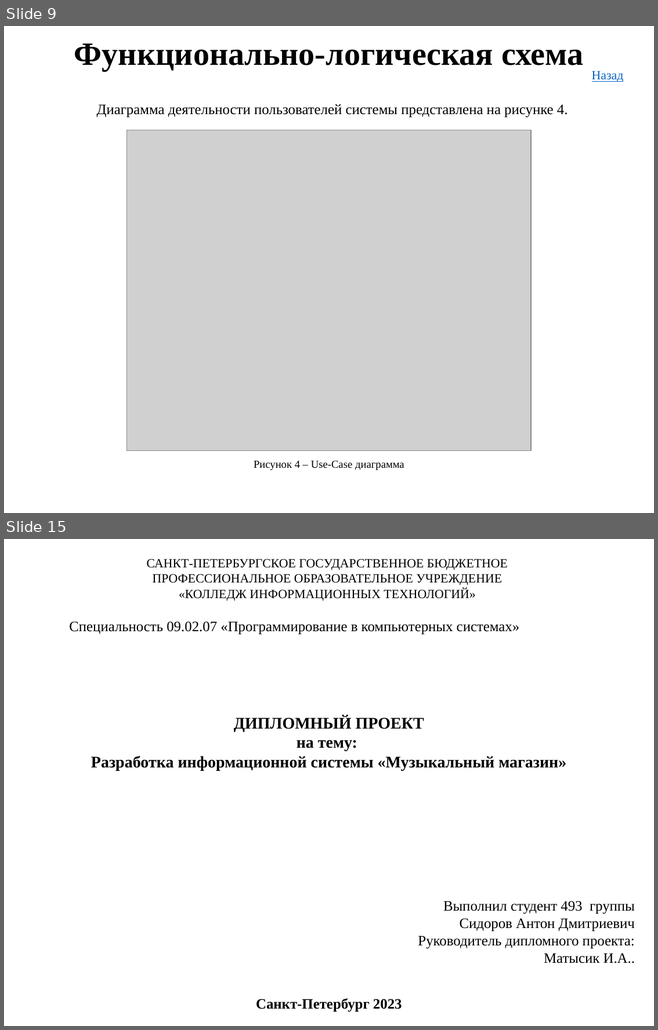
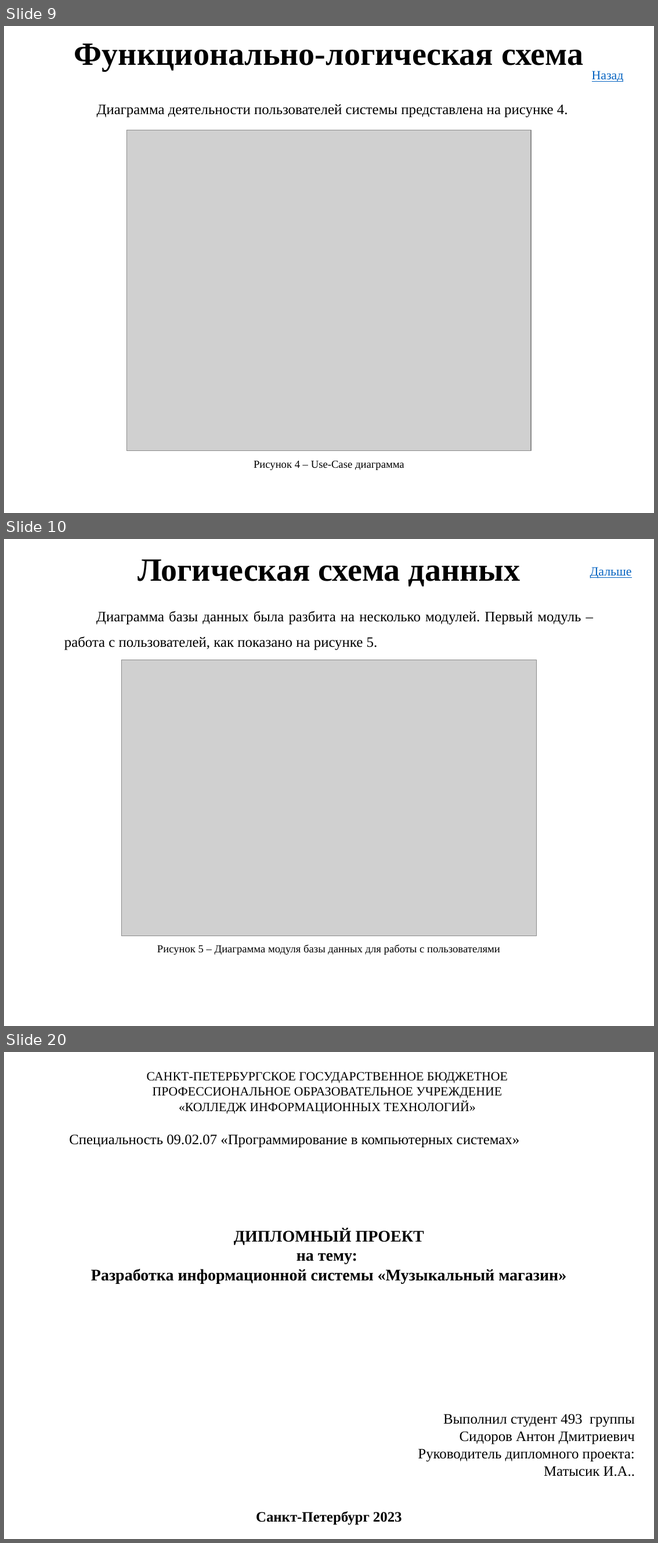
Before and after one commit to AntonSidorov1/DiplomProject, a slide deck: сидоров антон дмитриевич, Группа 493 - Презентация.pptx. Shown one above the other, each under a label of ours: slides 9 and 15 before the commit, slides 9, 10 and 20 after it; the slides between them are not shown. The pictures are 658x1030 and 658x1543 pixels, drawn with LibreOffice and Linux fonts; fonts in the diff are those of the drawing; grey boxes stand for pictures. Boxes give left, top, right and bottom in pixels: in the first picture for what was removed or moved away, otherwise in the second. Text is boxed around its words. In the diff, an @@ line names an element or a change of style, - is before the commit and + after.

```diff
--- a/сидоров антон дмитриевич, Группа 493 - Презентация.pptx
+++ b/сидоров антон дмитриевич, Группа 493 - Презентация.pptx
@@ slide 10 added at (x1=4, y1=539, x2=654, y2=1026), background #FFFFFF @@
@@ text added at (x1=137, y1=559, x2=520, y2=587), 36 pt, text #000000, bold @@
+Логическая схема данных
@@ text added at (x1=590, y1=567, x2=632, y2=578), 14 pt, text #0563C1, underline @@
+Дальше
@@ text added at (x1=64, y1=611, x2=581, y2=650), 16 pt, text #000000 @@
+Диаграмма базы данных была разбита на несколько модулей. Первый модуль – работа с пользователей, как показано на рисунке 5.
@@ picture added at (x1=122, y1=660, x2=536, y2=936) @@
@@ text added at (x1=157, y1=944, x2=500, y2=955), 12 pt, text #000000 @@
+Рисунок 5 – Диаграмма модуля базы данных для работы с пользователями
@@ what was slide 15 is now slide 20 @@
```
Also in this commit, not shown: 1 slide changed, 9 other slides added, 5 slides removed, 31 other files.
